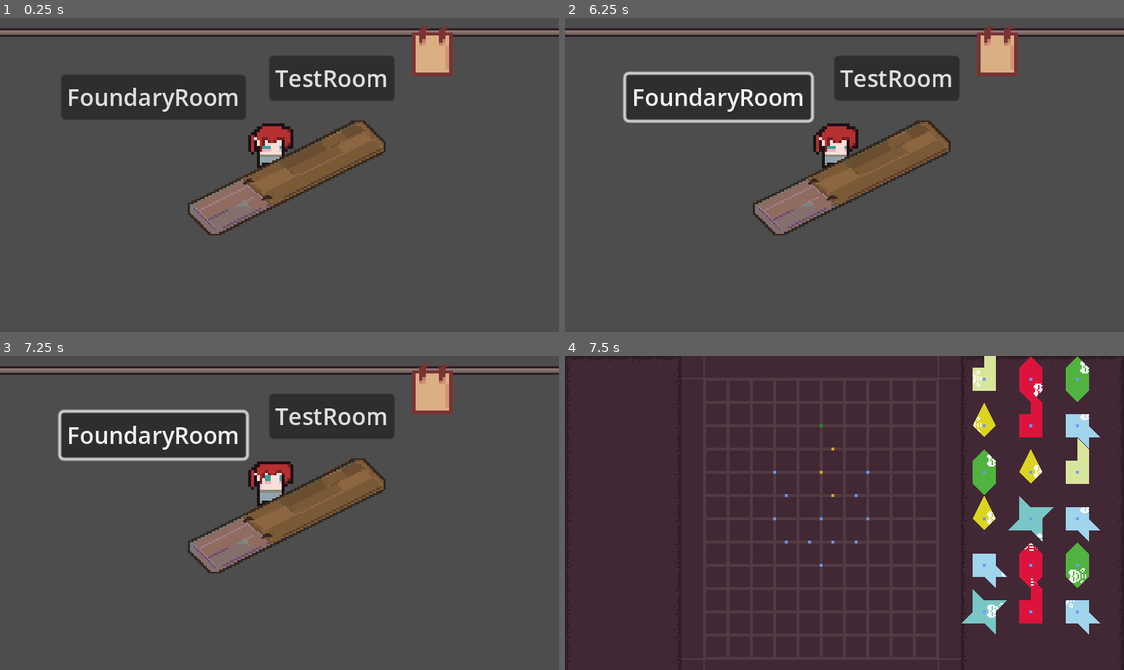
Above: before the commit, frames 1-4 (two rows, left to right).
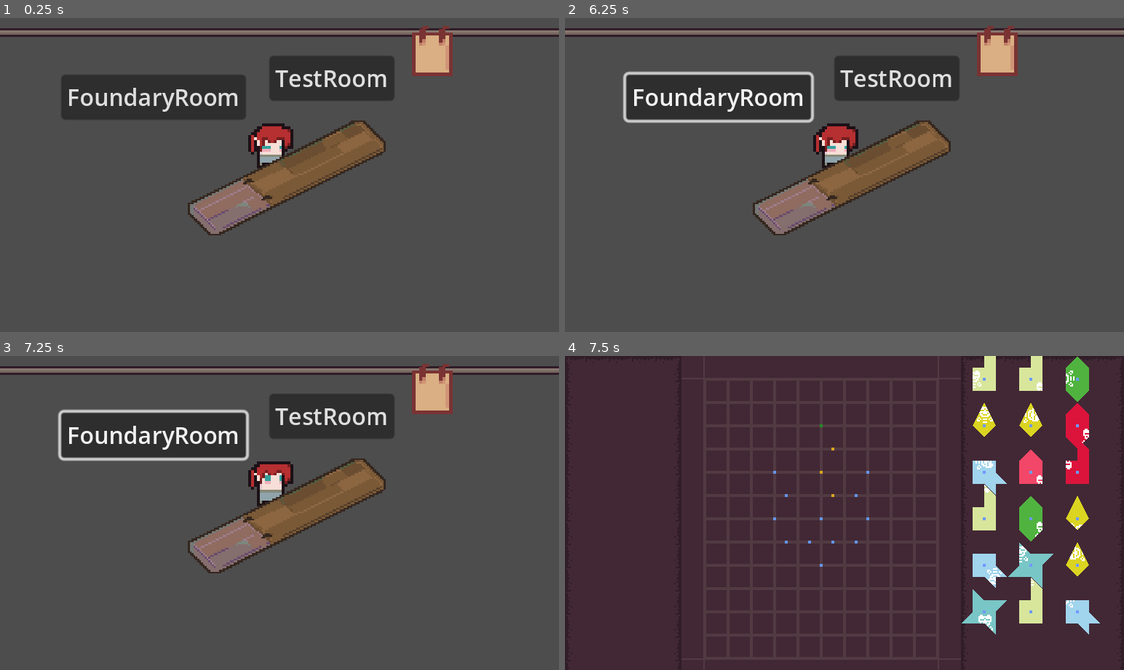
Above: after the commit, the same moments.

Repository: roam1n/forge
Game: Godot game, scene res://Scenes/storeFront/storeFront.tscn
Same seed, same stepped clock (60 frames per second), same inputs: the game is played once before the commit and once after it.
Inputs (mouse positions are in pixels of both pictures, inside the frame that each line leads up to):
- Up to frame 1 (0.25 s): no input
- Up to frame 2 (6.25 s): tap Enter at 0.5, 2.75, 5.75 s; move the mouse to (967, 159) at 0.52 s; press the mouse at (967, 159) at 0.53 s; hold D (right) 0.53-1.25 s; release the mouse at (967, 159) at 1.25 s; tap Space at 1.25, 4.25 s; drag from (732, 190) to (816, 237) at 1.27 s; move the mouse to (900, 105) at 2.02 s; hold D (right) 2.03-2.75 s; hold Right mouse button (mouse_right) 2.03-2.75 s; click (900, 105) at 2.3 s; drag from (816, 237) to (676, 127) at 2.77 s; move the mouse to (1012, 222) at 3.52 s; hold A (left) 3.53-4.25 s; hold Shift 3.53-4.25 s; click (1012, 222) at 3.8 s; drag from (676, 127) to (760, 96) at 4.27 s; move the mouse to (872, 175) at 5.02 s; press the mouse at (872, 175) at 5.03 s; hold S (down) 5.03-5.75 s; tap Y at 5.1 s; release the mouse at (872, 175) at 5.75 s; drag from (760, 96) to (732, 190) at 5.77 s
- Up to frame 3 (7.25 s): move the mouse to (402, 497) at 6.52 s; press the mouse at (402, 497) at 6.53 s; hold W (up) from 6.53 s (still down); tap C at 6.6 s
- Up to frame 4 (7.5 s): release W (up) at 7.25 s; release the mouse at (967, 497) at 7.25 s; tap Space at 7.25 s; drag from (732, 528) to (816, 575) at 7.27 s

Frames 1-3 are identical in both runs. In frame 4, 5.8% of the frame differs, in the area x 72-96%, y 0-88%.

Commit message:
fix:优化一下代码

Diff:
--- a/Elements/dotMatrix/chunk.gd
+++ b/Elements/dotMatrix/chunk.gd
@@ -51,26 +51,25 @@
 		polygon_2d_2.texture = _pattern_texture
 		data.generate_patterns_data()
 
-func generate_patters_data(center: Vector2) -> void:
+func generate_patters_data(key: Vector3) -> void:
 	if data.patterns_data.size() > 0:
-		if data.patterns_data.get(center):
-			pattern_center = center
-		else:
-			pattern_center = data.patterns_data.keys().pick_random()
-		pattern_edges = data.patterns_data[pattern_center].edges
-		_pattern_rotation = data.patterns_data[pattern_center].c_rotation
+		if not data.patterns_data.get(key):
+			key = data.patterns_data.keys().pick_random()
+		pattern_center = Vector2(key.x, key.y)
+		pattern_edges = data.patterns_data[key]
+		_pattern_rotation = key.z
 		polygon_2d_2.texture_offset = Vector2(CHUNK_SCALE,CHUNK_SCALE) - pattern_center * CHUNK_SCALE
-		polygon_2d_2.texture_rotation = data.patterns_data[pattern_center].c_rotation
+		polygon_2d_2.texture_rotation = _pattern_rotation
 		_handler_pattern_start()
 
 # 按住鼠标左键移动chunk，点击一下鼠标右键旋转一次块
 func _on_input_event(_viewport: Node, event: InputEvent, _shape_idx: int) -> void:
-	if event.is_action_pressed("mouse_left"):
-		print("mouse left pressed")
+	if event.is_action_released("mouse_left"): # 因为块被禁止一旦离开区域范围 有可能会检测不到离开鼠标左键
+		#print("mouse left released")
+		unfocus_chunk.emit(self)
+	elif event.is_action_pressed("mouse_left"):
+		#print("mouse left pressed")
 		focus_chunk.emit(self)
-	elif event.is_action_released("mouse_left"):
-		print("mouse left released")
-		unfocus_chunk.emit(self)
 	elif event.is_action_pressed("mouse_right"):
 		rotation_degrees = _rotate_chunk(rotation_degrees)
 		#print("rotation: ", rotation_degrees)
@@ -105,7 +104,7 @@
 		var shape2D = RectangleShape2D.new()
 		shape2D.set_size(Vector2(2*CHUNK_SCALE, 2*CHUNK_SCALE))
 		collision.shape = shape2D
-		collision.position = pattern_center * CHUNK_SCALE * Transform2D(data.patterns_data[pattern_center].c_rotation, Vector2(0,0))
+		collision.position = pattern_center * CHUNK_SCALE * Transform2D(_pattern_rotation, Vector2(0,0))
 		area2D.add_child(collision)
 		area2D.monitorable = false
 		area2D.area_entered.connect(_on_pattern_start_area_entered)
@@ -114,7 +113,7 @@
 		_pattern_area = area2D
 		_show_pattern_action_scope()
 
-# 如果魔纹被激活 显示其范围
+# 凸显被激活的魔纹
 func _show_pattern_action_scope() -> void:
 	var big_square: Polygon2D = Polygon2D.new()
 	big_square.polygon = PackedVector2Array([Vector2(-3,-3)*CHUNK_SCALE, Vector2(3,-3)*CHUNK_SCALE,
@@ -145,7 +144,6 @@
 		if edges.get(edge):
 			break
 		edges[edge] = true
-	print(edges)
 	if edges.keys().size() == 8:
 		_pattern_scope.show()
 	else:
--- a/Scenes/foundryRoom.gd
+++ b/Scenes/foundryRoom.gd
@@ -1,4 +1,11 @@
 extends Node2D
+
+enum State {
+	SelectRequest,
+	Unmet,
+	Met,
+	Submit
+}
 
 const CHUNK = preload("res://Elements/dotMatrix/chunk.tscn")
 const CHUNKS_DATA = [
@@ -10,38 +17,47 @@
 	"res://dataTables/chunks/tidal.tres",
 ]
 
-var _is_focusing_chunk: bool = false
+var _is_chunk_action: bool = false
 var focus_chunk: Node2D
+var state: State = State.SelectRequest
+
 
 func _ready() -> void:
-	_is_focusing_chunk = true
+	_is_chunk_action = true
+	_generate_chunks()
+
+func _physics_process(_delta: float) -> void:
+	# 检测鼠标左键是否依旧按下（如果取消了，信号传递需要一点反应时间，可能focus_chunk还有值）
+	if focus_chunk and Input.is_action_pressed("mouse_left"):
+		# 块在距离鼠标超过16后，会从禁止装变成活跃的
+		if _is_chunk_action or (get_global_mouse_position() - focus_chunk.position).length() >= 12.0:
+			_is_chunk_action = true
+			focus_chunk.position = get_global_mouse_position()
+
+func _on_dot_matrix_active_dot(dot_position: Vector2, _dot_type: String) -> void:
+	# 被吸附到点的块，会被禁止行动
+	if focus_chunk:
+		_is_chunk_action = false
+		focus_chunk.position = dot_position
+
+func _on_chunk_be_focused(chunk: Area2D) -> void:
+	_is_chunk_action = true
+	focus_chunk = chunk
+
+func _on_chunk_unfocused(chunk: Area2D) -> void:
+	#if focus_chunk and focus_chunk.get_instance_id() == chunk.get_instance_id():
+	focus_chunk = null
+
+func _generate_chunks() -> void:
 	var x = 288
 	var y = 16
 	for i in range(0, 15):
-		_generate_chunk(Vector2(i%3*32+x, floor(i/3)*32+y), randi_range(0,i%6), Vector2(randi_range(1,2),randi_range(1,2)))
-	_generate_chunk(Vector2(288, 16+32*5), 4, Vector2(0,1))
-	_generate_chunk(Vector2(288+32, 16+32*5), 2, Vector2(0,-3))
-	_generate_chunk(Vector2(288+64, 16+32*5), 5, Vector2(1,-1))
+		_generate_chunk(Vector2(i%3*32+x, floor(i/3)*32+y), randi_range(0,i%6), Vector3(randi_range(1,2),randi_range(1,2),0))
+	_generate_chunk(Vector2(288, 16+32*5), 4, Vector3(0,1,0))
+	_generate_chunk(Vector2(288+32, 16+32*5), 2, Vector3(0,-3,0))
+	_generate_chunk(Vector2(288+64, 16+32*5), 5, Vector3(1,-1,0.5*PI))
 
-func _physics_process(_delta: float) -> void:
-	if focus_chunk:
-		if _is_focusing_chunk or (get_global_mouse_position() - focus_chunk.position).length() >= 25.0:
-			_is_focusing_chunk = true
-			focus_chunk.position = get_global_mouse_position()
-
-func _on_dot_matrix_active_dot(dot_position: Vector2, _dot_type: String) -> void:
-	if focus_chunk:
-		_is_focusing_chunk = false
-		focus_chunk.position = dot_position
-
-func _on_chunk_be_focused(chunk: Area2D) -> void:
-	focus_chunk = chunk
-
-func _on_chunk_unfocused(chunk: Area2D) -> void:
-	if focus_chunk and focus_chunk.get_instance_id() == chunk.get_instance_id():
-		focus_chunk = null
-
-func _generate_chunk(curr_position: Vector2, num = null, center = null) -> void:
+func _generate_chunk(curr_position: Vector2, num = null, key = null) -> void:
 	var chunk := CHUNK.instantiate()
 	if not num:
 		num = randi_range(0, CHUNKS_DATA.size()-1)
@@ -51,5 +67,5 @@
 	chunk.unfocus_chunk.connect(_on_chunk_unfocused)
 	add_child(chunk)
 	chunk.owner = self
-	if center:
-		chunk.generate_patters_data(center)
+	if key:
+		chunk.generate_patters_data(key)
--- a/scripts/Chunk.gd
+++ b/scripts/Chunk.gd
@@ -14,25 +14,23 @@
 
 # 通过遍历点，生成可生成魔纹的中心点位置及包含魔纹哪些部分
 func generate_patterns_data() -> void:
-	_check_point_of_first_ring(2)
-	_check_point_of_first_ring(3)
-	_check_point_of_first_ring(1)
-	#var rand = randi_range(1,4)*0.5*PI
-	var rand = 0.5*PI
-	_format_polygon = _format_polygon * Transform2D(rand, Vector2(0,0))
-	_check_point_of_first_ring(1, rand)
+	for i in range(1,4):
+		for r in range(0,8):
+			var ratation = r*0.25*PI
+			_check_point_of_ring(i, ratation)
 
 # 目前点的数据为了相邻的点不产生重叠，有一定点偏移量
-func _check_point_of_first_ring(num: int, curr_rotation:float = 0.0) -> void:
+func _check_point_of_ring(num: int, curr_rotation:float = 0.0) -> void:
+	var format_polygon = _format_polygon * Transform2D(curr_rotation, Vector2(0,0))
 	var points: PackedVector2Array = _generate_square_points(Vector2(0,0), num)
 	for point in points:
 		var ring_points: PackedVector2Array = _generate_square_points(point, 1)
-		var intersect_polygons: Array[PackedVector2Array] = Geometry2D.intersect_polygons(ring_points , _format_polygon)
+		var intersect_polygons: Array[PackedVector2Array] = Geometry2D.intersect_polygons(ring_points , format_polygon)
 		if intersect_polygons.size() > 0:
 			var edges: Array = intersect_polygons.map(func(i): return _check_same_edges(i * Transform2D(0.0, point)))[0]
 			if edges.size() > 0:
 				# 记录相交的点，和点包含点边
-				patterns_data[point] = {"edges":edges, "c_rotation": curr_rotation}
+				patterns_data[Vector3(point.x, point.y, curr_rotation)] = edges
 
 # 围绕中心点，生成正方形
 func _generate_square_points(center: Vector2, size: int) -> PackedVector2Array:
